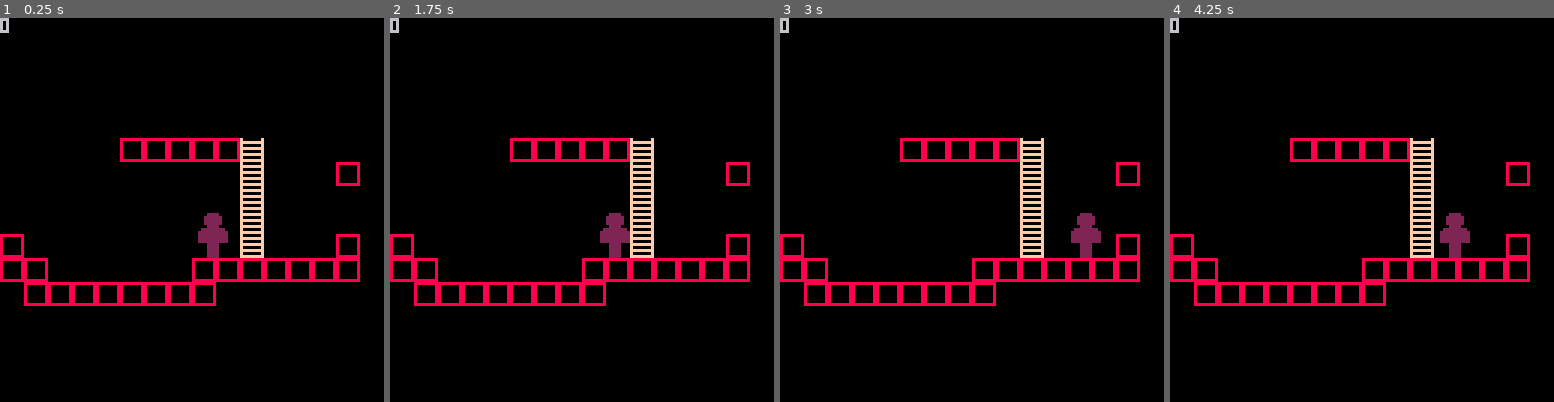
Above: before the commit, frames 1-4 (left to right).
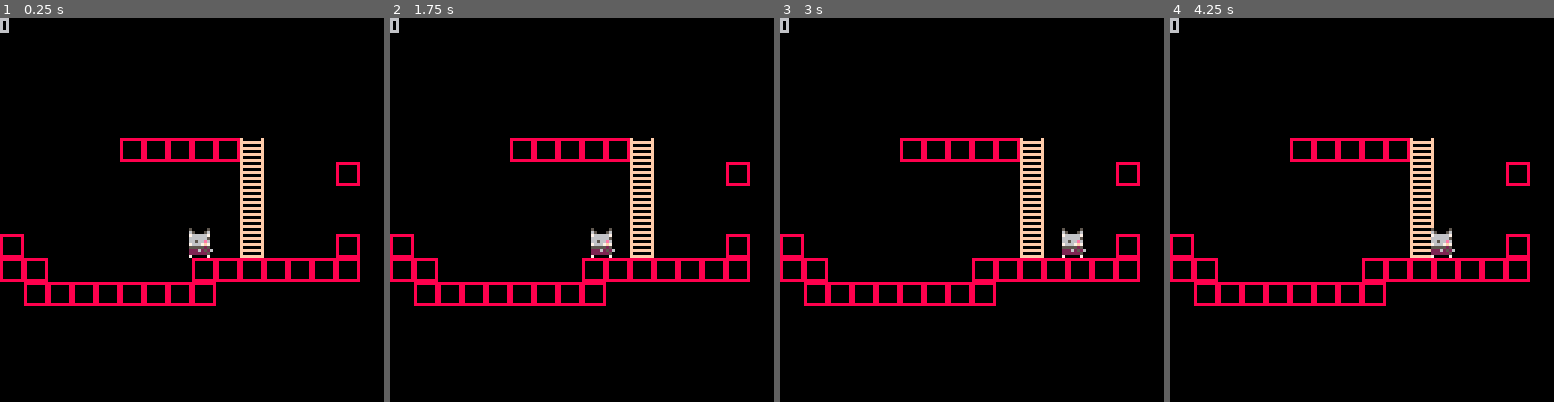
Above: after the commit, the same moments.

Repository: keatontate/gmtk-jam-2025
Game: PICO-8 cartridge src/loop-game.p8
Same seed, same stepped clock (60 frames per second), same inputs: the game is played once before the commit and once after it.
Inputs:
- Up to frame 1 (0.25 s): no input
- Up to frame 2 (1.75 s): hold Right from 1.6 s (still down)
- Up to frame 3 (3 s): release Right at 2.1 s; hold Up 2.15-2.42 s; hold Right from 2.47 s (still down)
- Up to frame 4 (4.25 s): release Right at 3.03 s; hold Left 3.08-3.58 s; hold Right from 4.02 s (still down)

The runs differ from the first frame. In frame 1, 0.8% of the frame differs, in the area x 49-60%, y 50-63%; in frame 2, 0.8%; in frame 3, 0.8%; in frame 4, 0.8%.

Commit message:
Added main character sprite, updated code

Diff:
--- a/src/character.lua
+++ b/src/character.lua
@@ -4,7 +4,7 @@
   spd=1,
   velo = 0,
   grounded = false,
-  w = 16,
+  w = 8,
   h = 16
 }
 
@@ -80,6 +80,6 @@
 function draw_pl()
   -- note: player's actual position
   -- is at top left corner of sprite
-  spr(1,pl.x,pl.y,2,2)
+  spr(1,pl.x,pl.y,1,2)
   print(pl.velo)
 end
--- a/src/loop-game.p8
+++ b/src/loop-game.p8
@@ -24,8 +24,16 @@
 
 
 
+…(8 lines of a section not shown)…
 __gff__
-0000000102000000000000000000000000000000000000000000000000000000000000000000000000000000000000000000000000000000000000000000000000000000000000000000000000000000000000000000000000000000000000000000000000000000000000000000000000000000000000000000000000000000
+0000000000000000000000000000000000000000000000000000000000000000000102000000000000000000000000000000000000000000000000000000000000000000000000000000000000000000000000000000000000000000000000000000000000000000000000000000000000000000000000000000000000000000
 0000000000000000000000000000000000000000000000000000000000000000000000000000000000000000000000000000000000000000000000000000000000000000000000000000000000000000000000000000000000000000000000000000000000000000000000000000000000000000000000000000000000000000
 __map__
 0000000000000000000000000000000000000000000000000000000000000000000000000000000000000000000000000000000000000000000000000000000000000000000000000000000000000000000000000000000000000000000000000000000000000000000000000000000000000000000000000000000000000000
@@ -33,13 +41,13 @@
 0000000000000000000000000000000000000000000000000000000000000000000000000000000000000000000000000000000000000000000000000000000000000000000000000000000000000000000000000000000000000000000000000000000000000000000000000000000000000000000000000000000000000000
 0000000000000000000000000000000000000000000000000000000000000000000000000000000000000000000000000000000000000000000000000000000000000000000000000000000000000000000000000000000000000000000000000000000000000000000000000000000000000000000000000000000000000000
 0000000000000000000000000000000000000000000000000000000000000000000000000000000000000000000000000000000000000000000000000000000000000000000000000000000000000000000000000000000000000000000000000000000000000000000000000000000000000000000000000000000000000000
-0000000000030303030304000000000000000000000000000000000000000000000000000000000000000000000000000000000000000000000000000000000000000000000000000000000000000000000000000000000000000000000000000000000000000000000000000000000000000000000000000000000000000000
-0000000000000000000004000000030000000000000000000000000000000000000000000000000000000000000000000000000000000000000000000000000000000000000000000000000000000000000000000000000000000000000000000000000000000000000000000000000000000000000000000000000000000000
-0000000000000000000004000000000000000000000000000000000000000000000000000000000000000000000000000000000000000000000000000000000000000000000000000000000000000000000000000000000000000000000000000000000000000000000000000000000000000000000000000000000000000000
-0000000000000000000004000000000000000000000000000000000000000000000000000000000000000000000000000000000000000000000000000000000000000000000000000000000000000000000000000000000000000000000000000000000000000000000000000000000000000000000000000000000000000000
-0300000000000000000004000000030000000000000000000000000000000000000000000000000000000000000000000000000000000000000000000000000000000000000000000000000000000000000000000000000000000000000000000000000000000000000000000000000000000000000000000000000000000000
-0303000000000000030303030303030000000000000000000000000000000000000000000000000000000000000000000000000000000000000000000000000000000000000000000000000000000000000000000000000000000000000000000000000000000000000000000000000000000000000000000000000000000000
-0003030303030303030000000000000000000000000000000000000000000000000000000000000000000000000000000000000000000000000000000000000000000000000000000000000000000000000000000000000000000000000000000000000000000000000000000000000000000000000000000000000000000000
+0000000000212121212122000000000000000000000000000000000000000000000000000000000000000000000000000000000000000000000000000000000000000000000000000000000000000000000000000000000000000000000000000000000000000000000000000000000000000000000000000000000000000000
+0000000000000000000022000000210000000000000000000000000000000000000000000000000000000000000000000000000000000000000000000000000000000000000000000000000000000000000000000000000000000000000000000000000000000000000000000000000000000000000000000000000000000000
+0000000000000000000022000000000000000000000000000000000000000000000000000000000000000000000000000000000000000000000000000000000000000000000000000000000000000000000000000000000000000000000000000000000000000000000000000000000000000000000000000000000000000000
+0000000000000000000022000000000000000000000000000000000000000000000000000000000000000000000000000000000000000000000000000000000000000000000000000000000000000000000000000000000000000000000000000000000000000000000000000000000000000000000000000000000000000000
+2100000000000000000022000000210000000000000000000000000000000000000000000000000000000000000000000000000000000000000000000000000000000000000000000000000000000000000000000000000000000000000000000000000000000000000000000000000000000000000000000000000000000000
+2121000000000000212121212121210000000000000000000000000000000000000000000000000000000000000000000000000000000000000000000000000000000000000000000000000000000000000000000000000000000000000000000000000000000000000000000000000000000000000000000000000000000000
+0021212121212121210000000000000000000000000000000000000000000000000000000000000000000000000000000000000000000000000000000000000000000000000000000000000000000000000000000000000000000000000000000000000000000000000000000000000000000000000000000000000000000000
 
 
 
Not shown, changed: 24 lines of the sprite sheet (__gfx__) section of src/loop-game.p8
